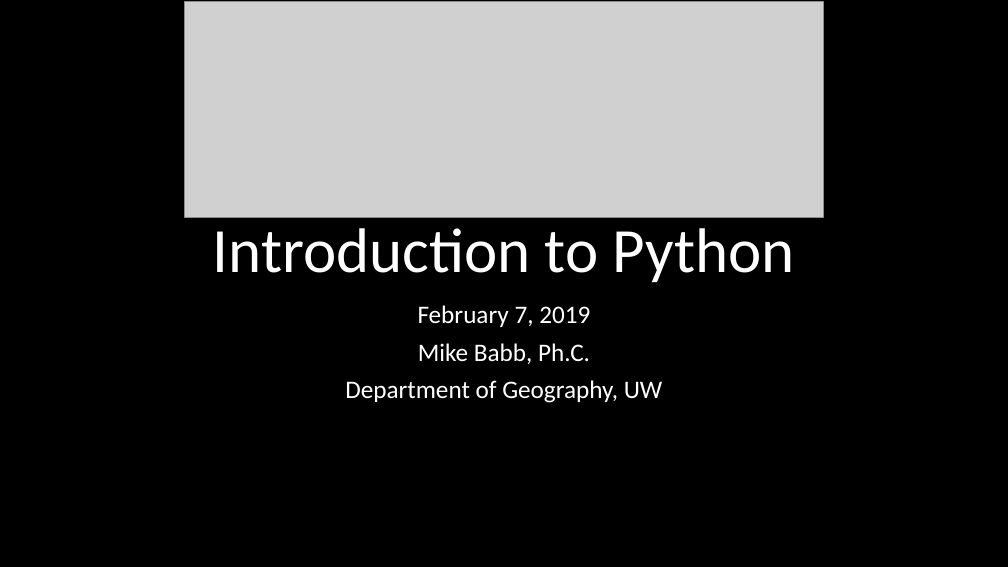
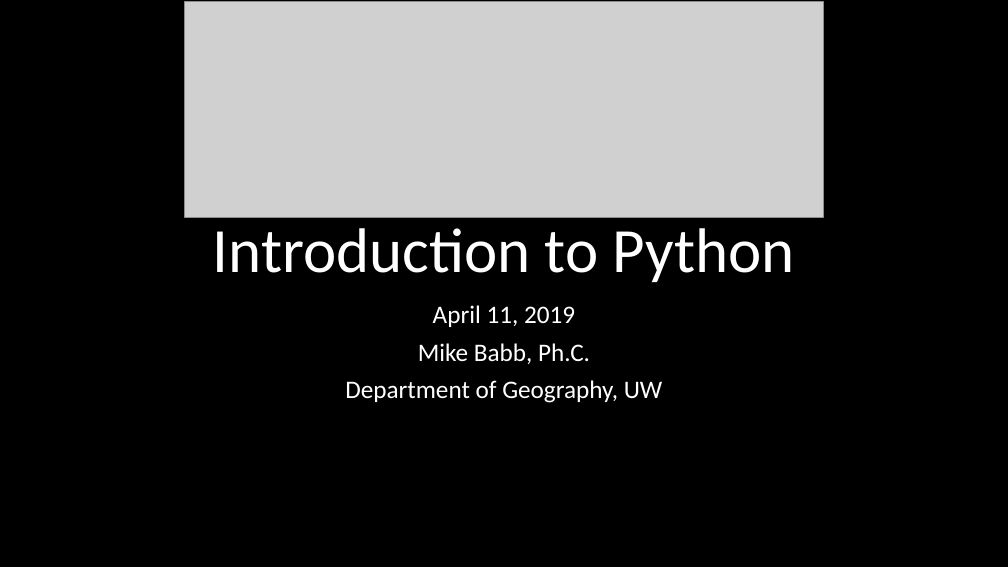
Before and after one commit to mike-babb/intro_to_python, a slide deck: slide 1 of Introduction to Python.pptx. Drawn at 1008x567 pixels with LibreOffice and Linux fonts; fonts in the diff are those of the drawing; grey boxes stand for pictures. Boxes give left, top, right and bottom in pixels: in the first picture for what was removed or moved away, otherwise in the second. Text is boxed around its words. In the diff, an @@ line names an element or a change of style, - is before the commit and + after.

```diff
--- a/Introduction to Python.pptx
+++ b/Introduction to Python.pptx
@@ subtitle at (433, 305, 575, 327): text changed @@
-February 7, 2019
+April 11, 2019
```
Also in this commit, not shown: 3 other slides changed, 1 slide removed, 2 other files.
